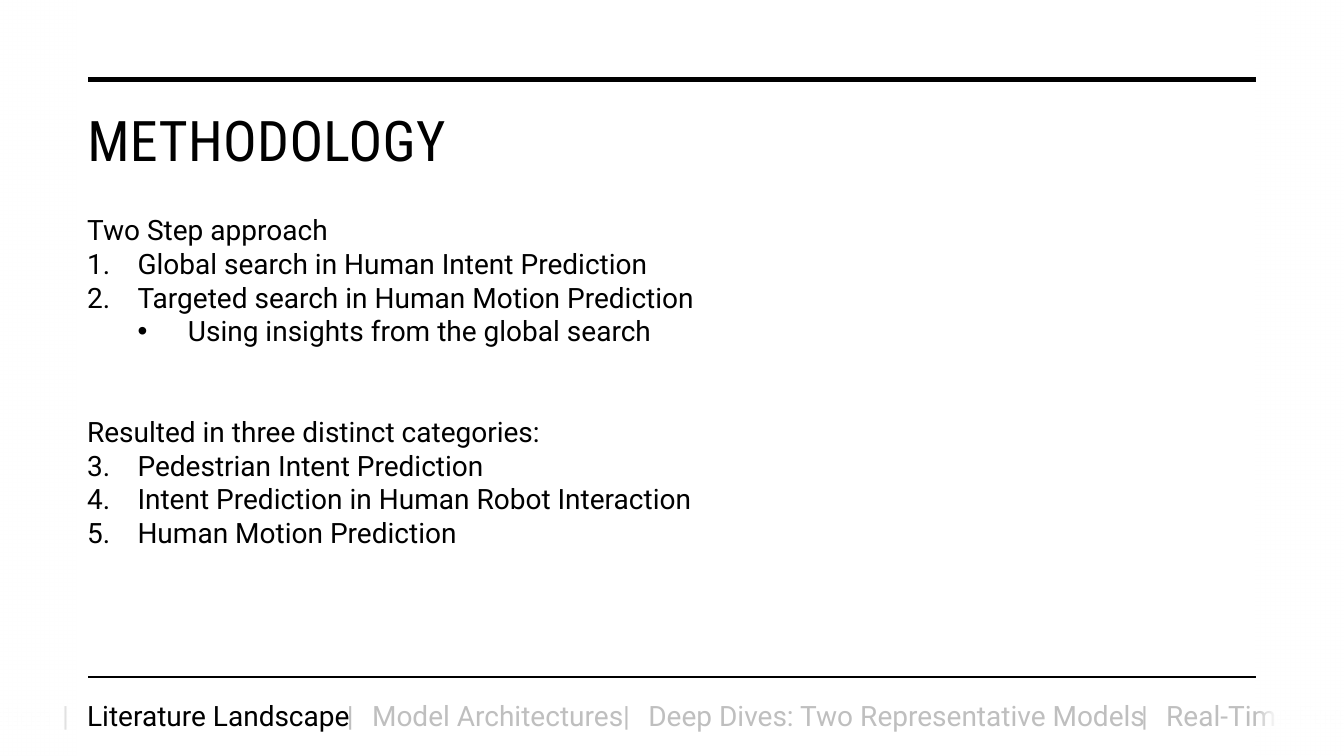
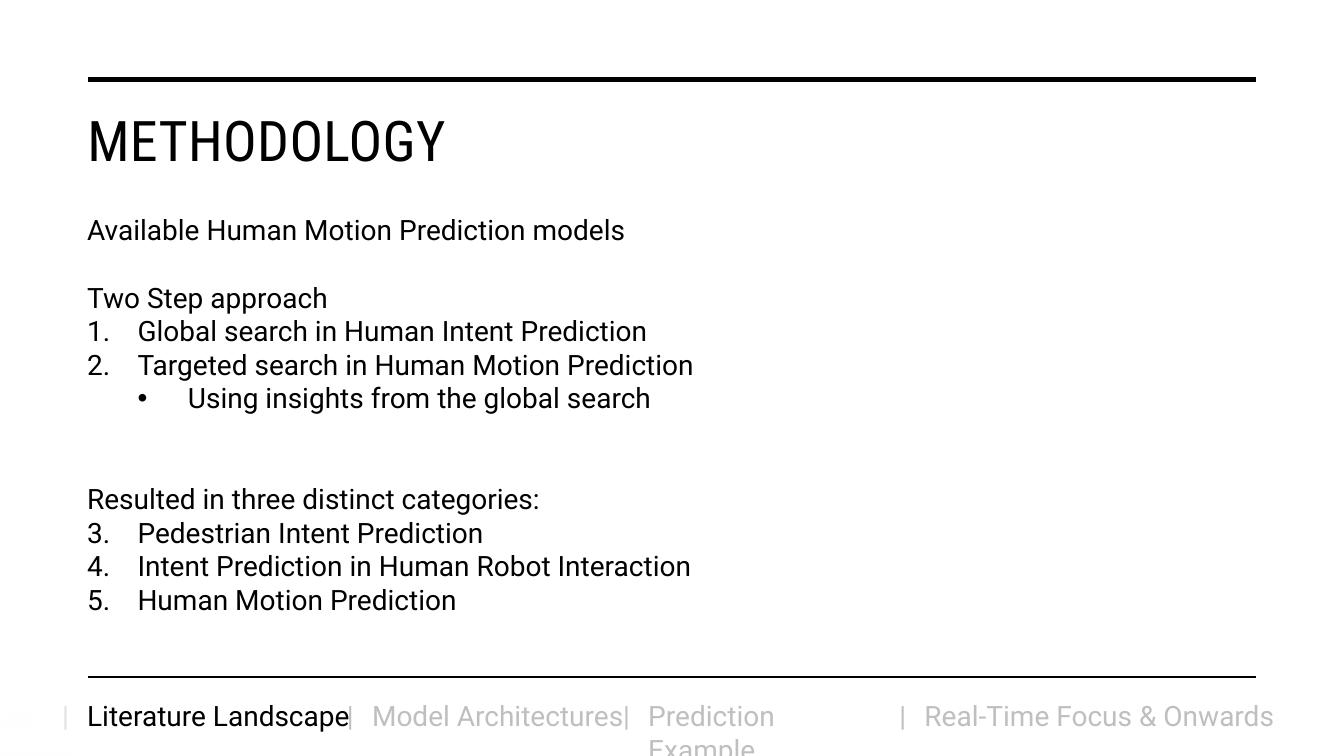
Before and after one commit to AndrewHutani/HMP, a slide deck: slide 4 of Towards Real-Time Human Motion Prediction using Data-Driven and.pptx (slide 5 before the commit). Drawn at 1344x756 pixels with LibreOffice and Linux fonts; fonts in the diff are those of the drawing. Boxes give left, top, right and bottom in pixels: in the first picture for what was removed or moved away, otherwise in the second. Text is boxed around its words. In the diff, an @@ line names an element or a change of style, - is before the commit and + after.

```diff
--- a/Towards Real-Time Human Motion Prediction using Data-Driven and.pptx
+++ b/Towards Real-Time Human Motion Prediction using Data-Driven and.pptx
@@ text at (87, 219, 626, 241): paragraph added @@
+Available Human Motion Prediction models
@@ text removed at (648, 705, 1145, 732) @@
-Deep Dives: Two Representative Models
@@ text added at (648, 705, 775, 726), 20 pt, text #BFBFBF @@
+Prediction Example
@@ text "|": place and size @@
-text "|" at (1131, 694, 1167, 738)
+text "|" at (889, 694, 925, 738)
@@ text "Real-Time Focus & Onwards" rewrapped from (1166, 705, 1291, 726) to (924, 705, 1274, 726) @@
```
Also in this commit, not shown: 10 other slides changed, 5 slides added, 3 slides removed, 11 other files.
